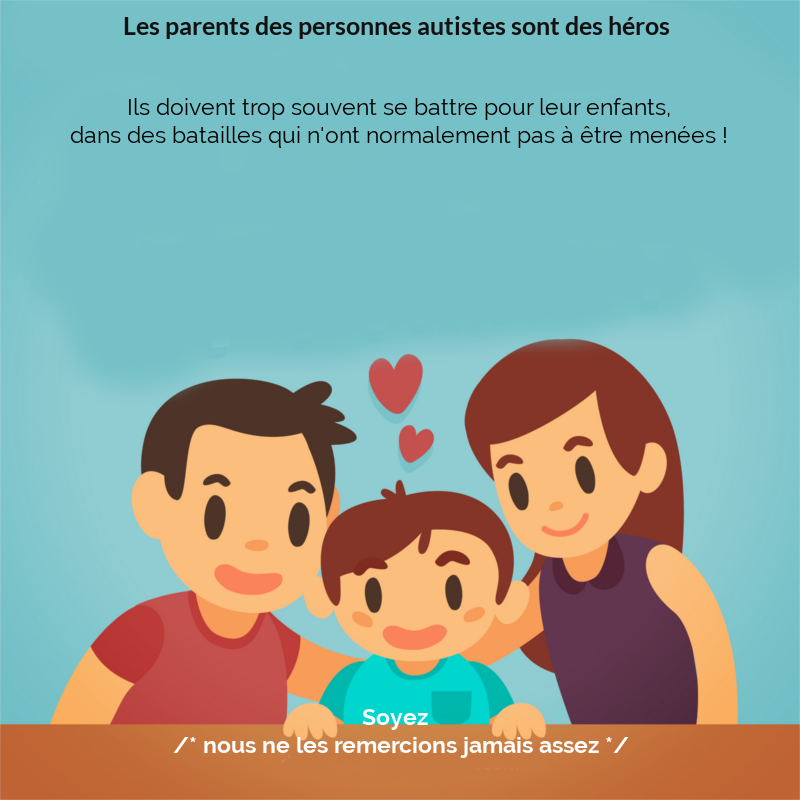
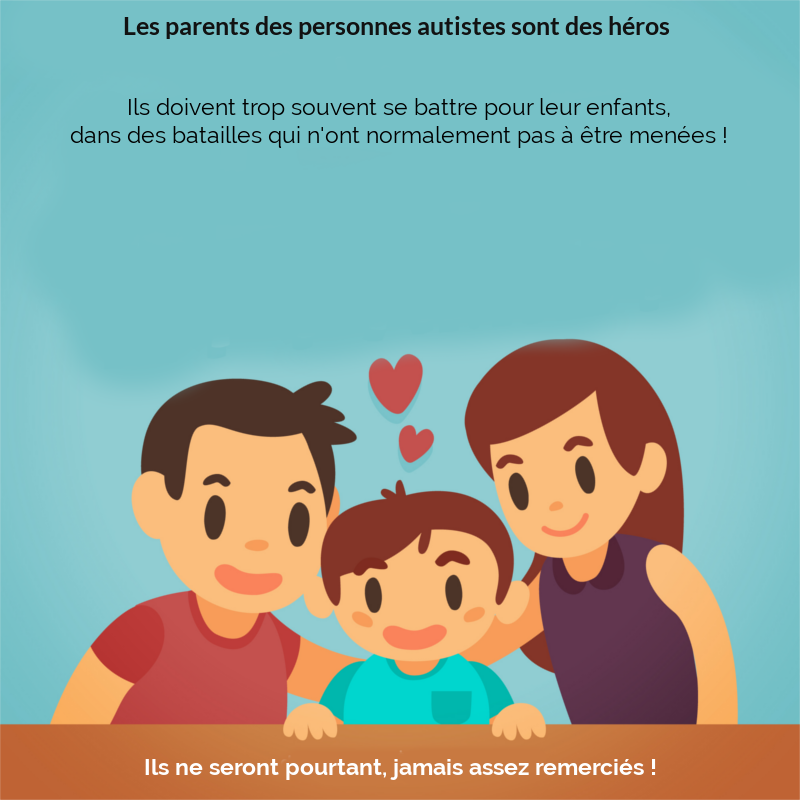
Layer changes from the first 800 × 800 image to the second:
renamed "Soyez ..." to "Ils ne seront pourtant, jamais...", painted on it over [145, 709, 656, 780]
